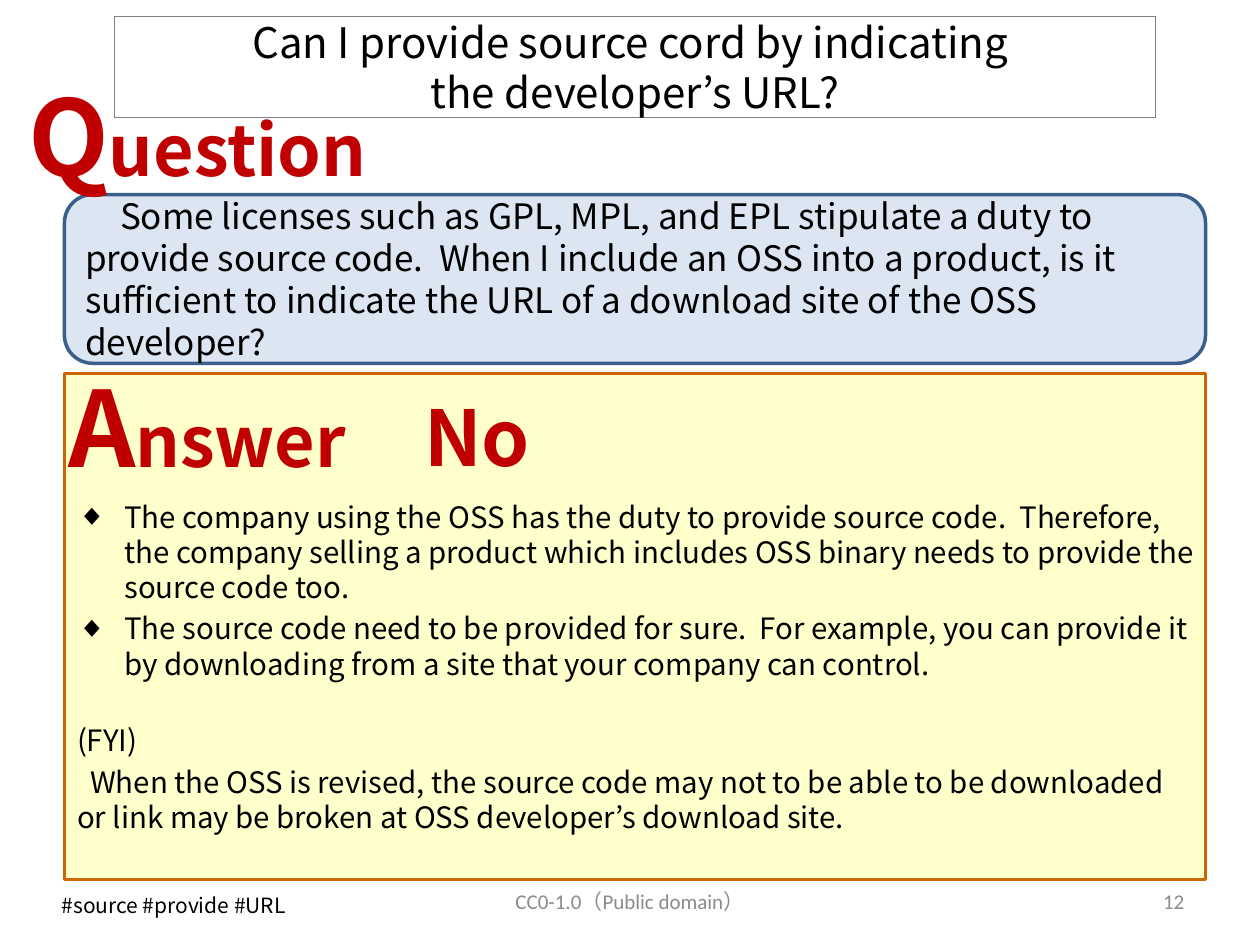
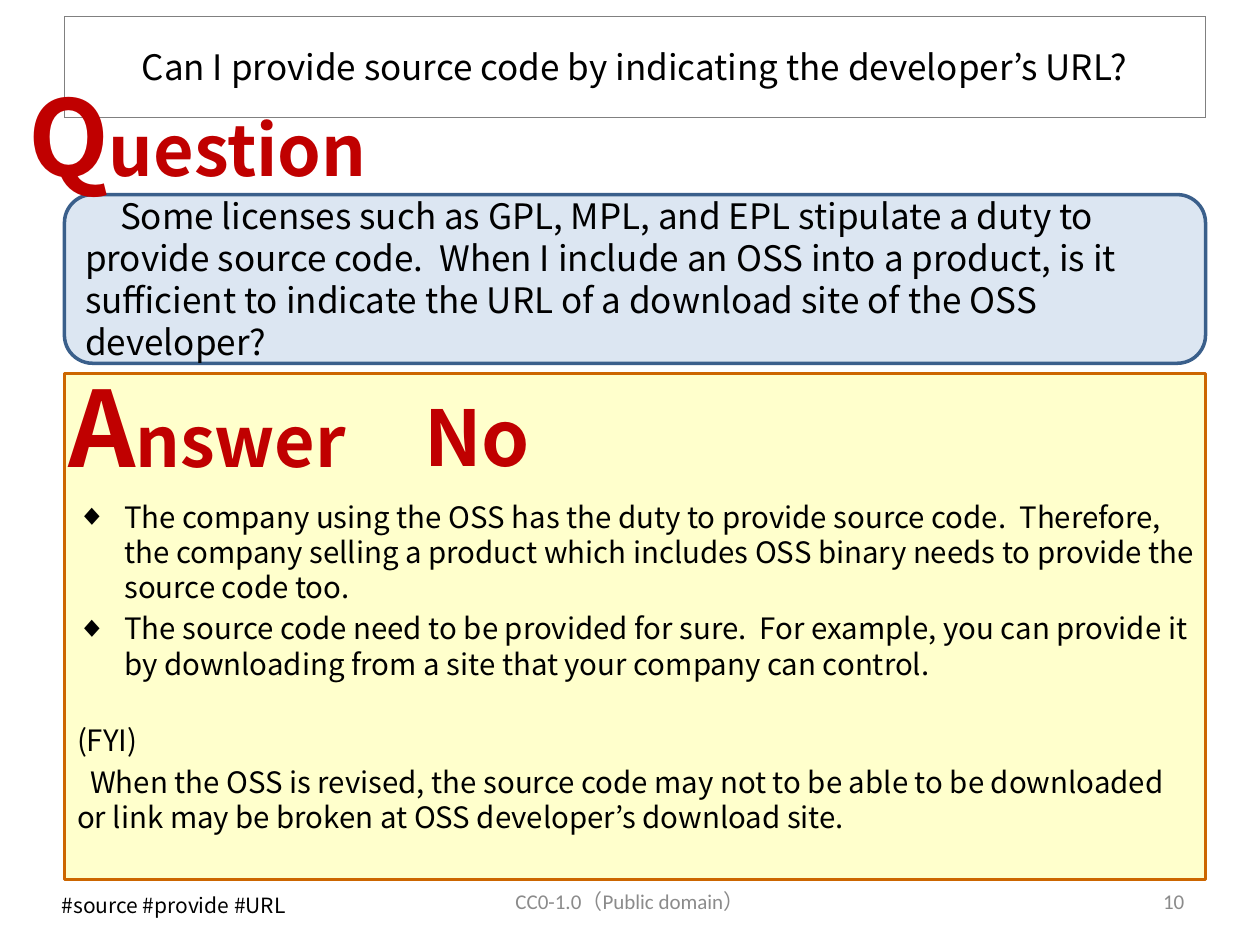
Before and after one commit to OpenChain-Project/OpenChain-JWG, a slide deck: slide 11 of Education_Material/FAQ/Misunderstandings_of_OSS_licenses_CC0.pptx (slide 12 before the commit). Drawn at 1260x945 pixels with LibreOffice and Linux fonts; fonts in the diff are those of the drawing. Boxes give left, top, right and bottom in pixels: in the first picture for what was removed or moved away, otherwise in the second. Text is boxed around its words. In the diff, an @@ line names an element or a change of style, - is before the commit and + after.

```diff
--- a/Education_Material/FAQ/Misunderstandings_of_OSS_licenses_CC0.pptx
+++ b/Education_Material/FAQ/Misunderstandings_of_OSS_licenses_CC0.pptx
@@ title "Can I provide source code ...": place and size @@
-title "Can I provide source code ..." at box(115, 16, 1157, 117)
+title "Can I provide source code ..." at box(64, 16, 1206, 117)
@@ title at box(142, 52, 1128, 89): text changed; size 24 to 20 pt @@
-Can I provide source cord by indicating
-the developer’s URL?
+Can I provide source code by indicating the developer’s URL?
@@ page number at box(1163, 895, 1184, 909): text changed @@
-12
+10
```
Also in this commit, not shown: 10 other slides changed, 5 slides added, 20 slides removed.
